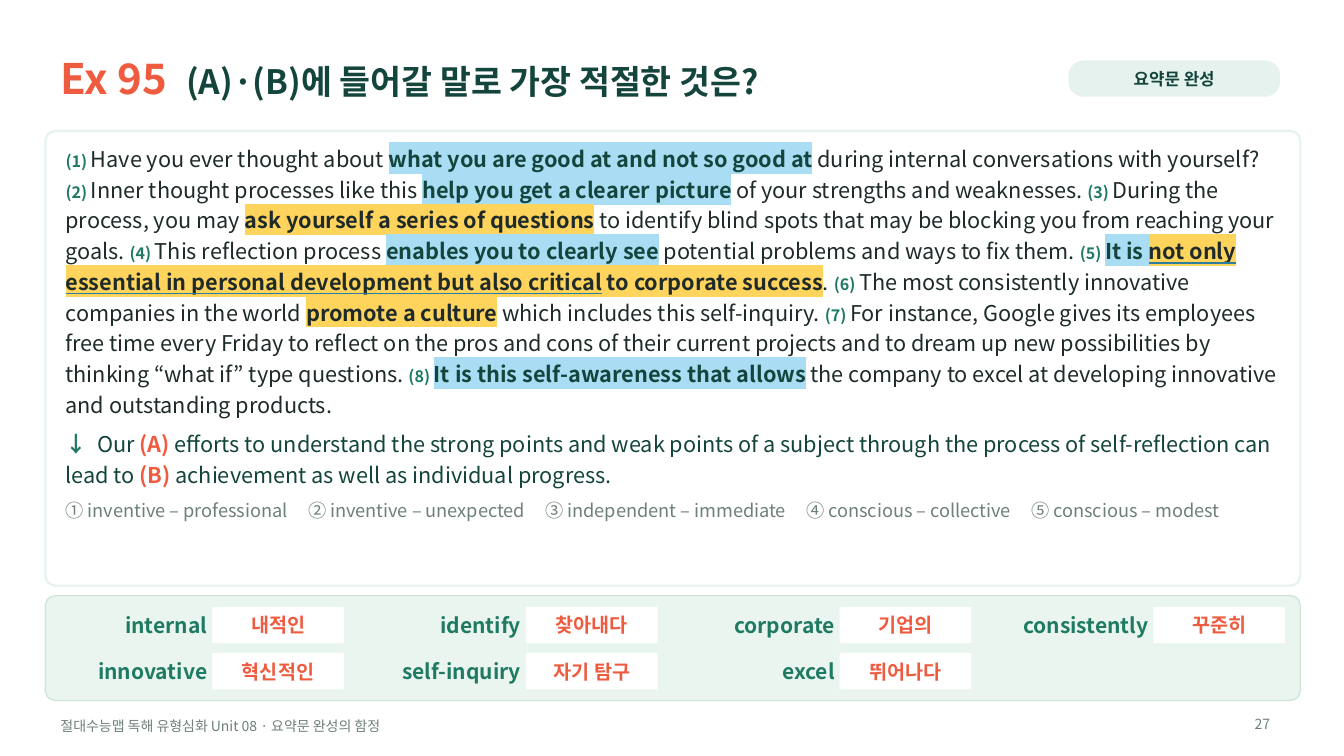
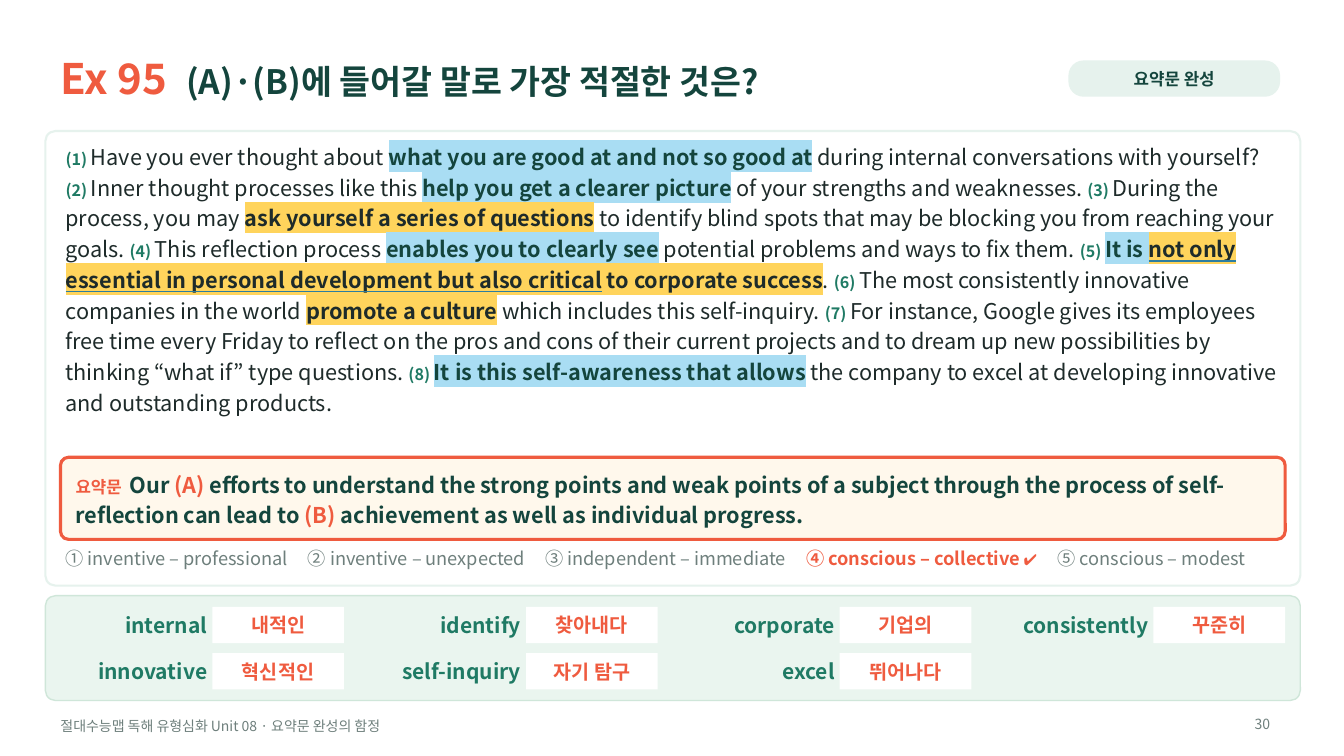
Before and after one commit to HUFSDavid/HUFSDavid, a slide deck: slide 30 of 절대수능맵_독해유형심화_Unit08_수업PPT.pptx (slide 27 before the commit). Drawn at 1344x756 pixels with LibreOffice and Linux fonts; fonts in the diff are those of the drawing. Boxes give left, top, right and bottom in pixels: in the first picture for what was removed or moved away, otherwise in the second. Text is boxed around its words. In the diff, an @@ line names an element or a change of style, - is before the commit and + after.

```diff
--- a/절대수능맵_독해유형심화_Unit08_수업PPT.pptx
+++ b/절대수능맵_독해유형심화_Unit08_수업PPT.pptx
@@ text at <box>66,434,1271,521</box>: paragraphs removed @@
-↓ Our (A) efforts to understand the strong points and weak points of a subject through the process of self-reflection can lead to (B) achievement as well as individual progress.
-① inventive – professional ② inventive – unexpected ③ independent – immediate ④ conscious – collective ⑤ conscious – modest
@@ rounded rectangle added at <box>60,458,1286,539</box>, fill #FFF8EC, outline #EF5B3F 2.25 pt @@
@@ text added at <box>76,475,1224,529</box>, 15.5 pt, text #14453D, bold @@
+요약문 Our (A) efforts to understand the strong points and weak points of a subject through the process of self-reflection can lead to (B) achievement as well as individual progress.
@@ text added at <box>66,549,1246,569</box>, 13 pt, text #6E7F7C @@
+① inventive – professional ② inventive – unexpected ③ independent – immediate ④ conscious – collective ✔ ⑤ conscious – modest
@@ page number at <box>1255,718,1271,729</box>: text changed @@
-27
+30
```
Also in this commit, not shown: 13 other slides changed, 5 slides added, 2 slides removed, 5 other files.
